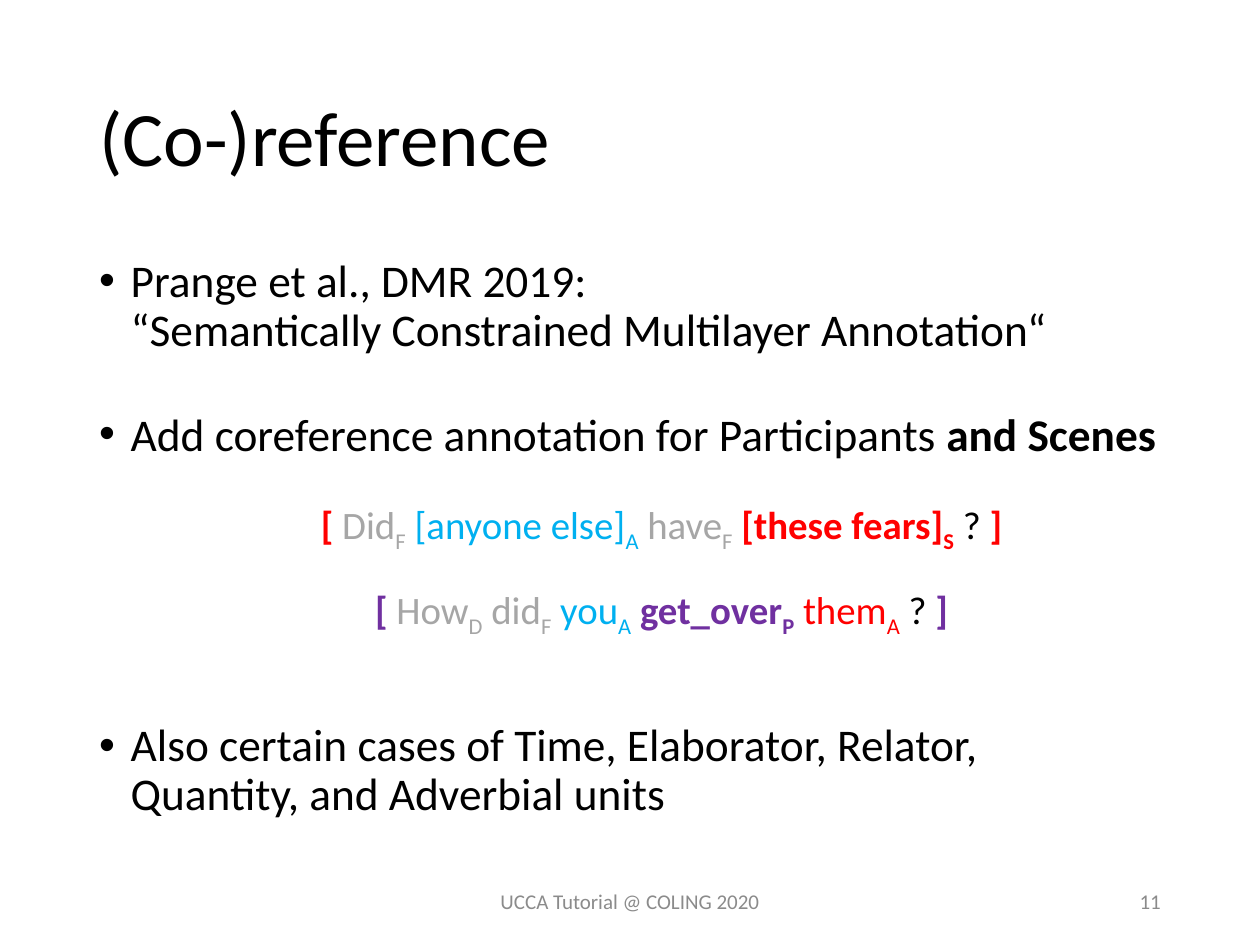
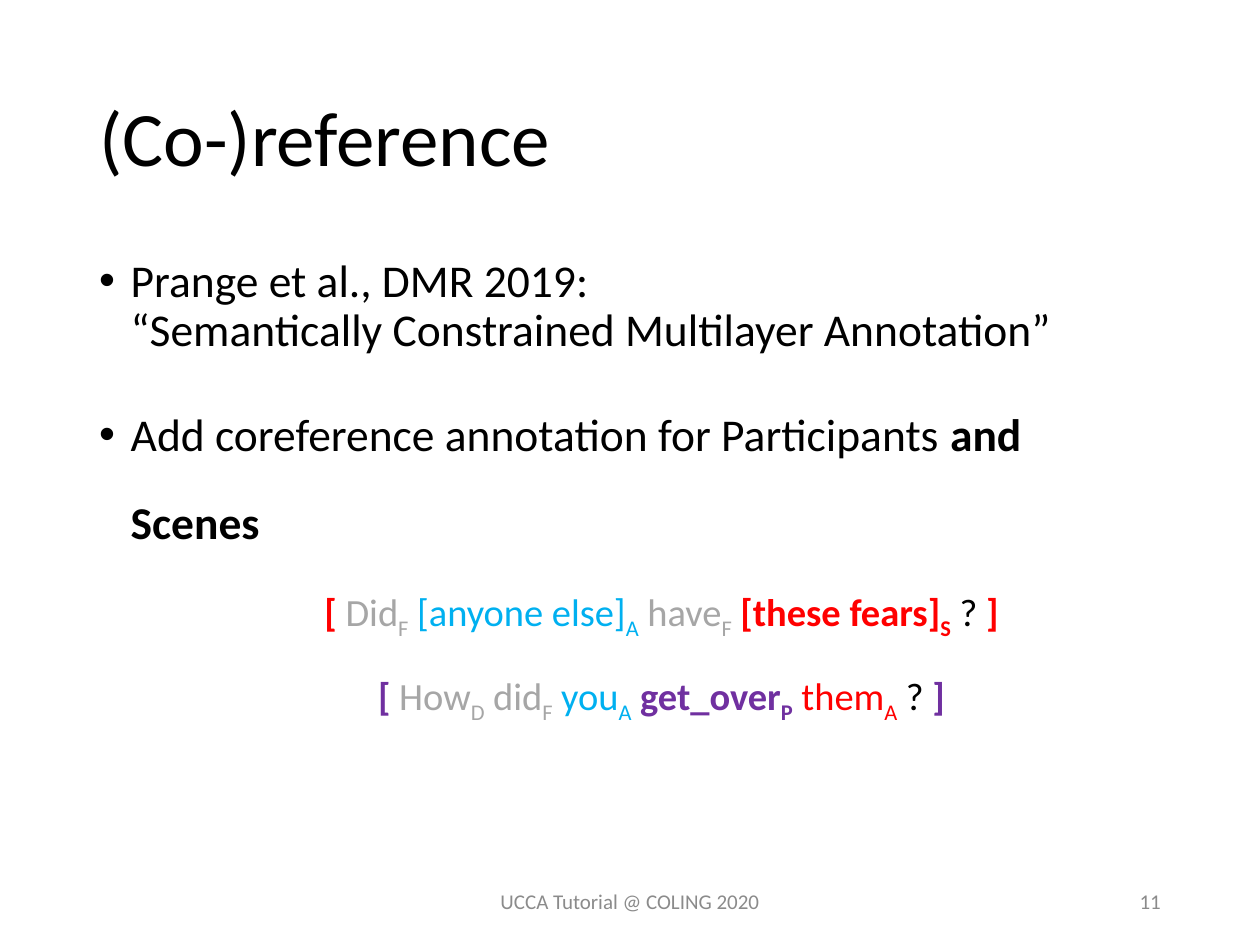
Before and after one commit to UniversalConceptualCognitiveAnnotation/tutorial, a slide deck: slide 11 of UCCA Extensions Comparison.pptx. Drawn at 1260x945 pixels with LibreOffice and Linux fonts; fonts in the diff are those of the drawing. Boxes give left, top, right and bottom in pixels: in the first picture for what was removed or moved away, otherwise in the second. Text is boxed around its words. In the diff, an @@ line names an element or a change of style, - is before the commit and + after.

```diff
--- a/UCCA Extensions Comparison.pptx
+++ b/UCCA Extensions Comparison.pptx
@@ text at (x1=131, y1=265, x2=1050, y2=354): text changed; size 25.9 to 26 pt @@
-• Prange et al., DMR 2019:
-  “Semantically Constrained Multilayer Annotation“
+• Prange et al., DMR 2019:
+  “Semantically Constrained Multilayer Annotation”
@@ text at (x1=131, y1=419, x2=1021, y2=717): size 25.9 to 26 pt in "Add coreference annotation for Participants and Scenes"; size 22.2 to 22 pt in "[ DidF [anyone else]A haveF [these fears]S ..." @@
@@ text at (x1=131, y1=729, x2=977, y2=818): paragraph removed @@
-• Also certain cases of Time, Elaborator, Relator,
-  Quantity, and Adverbial units
```
Also in this commit, not shown: 18 other slides changed, 1 slide added, 1 other file.
